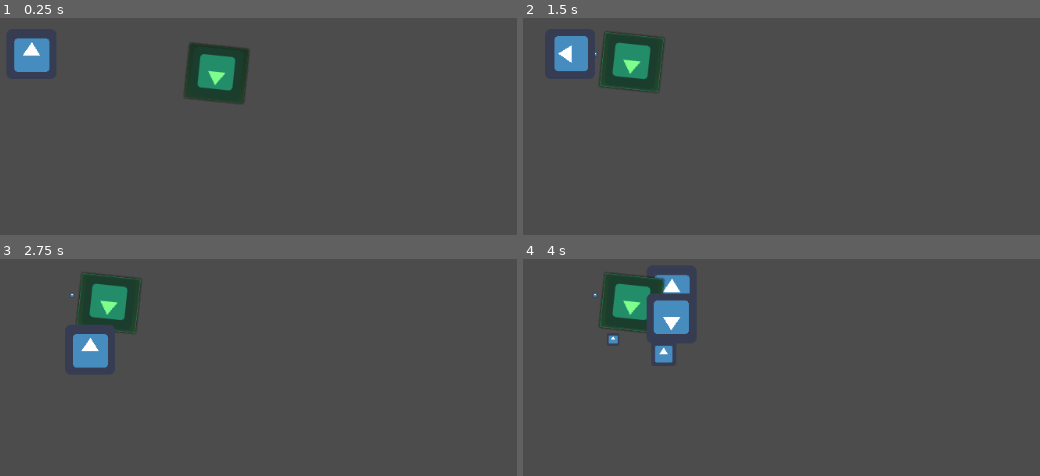
Above: before the commit, frames 1-4 (two rows, left to right).
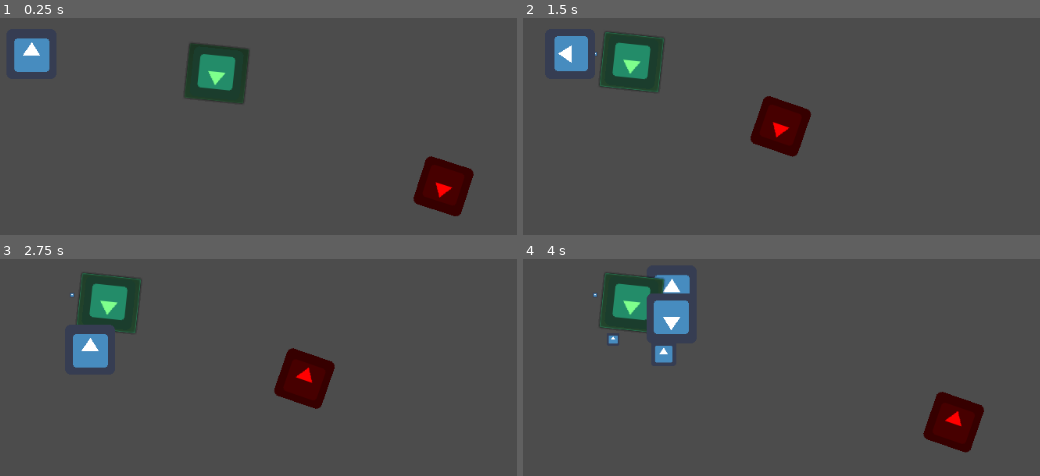
Above: after the commit, the same moments.

Repository: Grandmasterjtg/Kosmic-Kiwi-Repository
Game: Godot game, scene res://Levels/FriendTest_scene.tscn
Two runs of this game, one before a commit and one after it. Both use one fixed random seed, a clock stepped at 60 frames per second and the inputs below. The project has no main scene, so this scene is started directly. The engine's default icon, where the game draws it, is replaced by a stand-in: a white triangle on a blue panel in a dark square.
Inputs (mouse positions are in pixels of both pictures, inside the frame that each line leads up to):
- Up to frame 1 (0.25 s): no input
- Up to frame 2 (1.5 s): click (693, 67) at 0.5 s; hold D (move_right) from 1.28 s (still down); tap 1 (hotbar_1) at 1.35 s
- Up to frame 3 (2.75 s): release D (move_right) at 2.03 s; hold S (move_down) from 2.03 s (still down); tap 2 (hotbar_2) at 2.1 s
- Up to frame 4 (4 s): release S (move_down) at 2.78 s; hold D (move_right) 2.78-3.53 s; tap 3 (hotbar_3) at 2.85 s; hold W (move_up) from 3.53 s (still down); tap 4 (hotbar_4) at 3.6 s

The runs differ from the first frame. In frame 1, 2.2% of the frame differs, in the area x 79-92%, y 63-92%; in frame 2, 2.2%, in the area x 43-56%, y 35-65%; in frame 3, 2.2%; in frame 4, 2.2%.

Commit message:
Worked on Friend/Enemy

Diff:
--- a/KosmicKiwi/Levels/FriendTest_scene.tscn
+++ b/KosmicKiwi/Levels/FriendTest_scene.tscn
@@ -1,7 +1,8 @@
-[gd_scene load_steps=3 format=2]
+[gd_scene load_steps=4 format=2]
 
 [ext_resource path="res://Scenes/Player.tscn" type="PackedScene" id=1]
 [ext_resource path="res://Scenes/Friend.tscn" type="PackedScene" id=2]
+[ext_resource path="res://Scenes/Enemy.tscn" type="PackedScene" id=3]
 
 [node name="FriendTest_scene" type="Node2D"]
 
@@ -10,3 +11,6 @@
 
 [node name="Player" parent="." instance=ExtResource( 1 )]
 position = Vector2( 295, 268 )
+
+[node name="EnemyBody" parent="." instance=ExtResource( 3 )]
+position = Vector2( 870, 453 )
--- /dev/null
+++ b/KosmicKiwi/Scenes/Enemy.tscn
@@ -0,0 +1,25 @@
+[gd_scene load_steps=4 format=2]
+
+[ext_resource path="res://icon.png" type="Texture" id=1]
+[ext_resource path="res://Scripts/Enemy.gd" type="Script" id=2]
+
+[sub_resource type="CircleShape2D" id=1]
+radius = 200.0
+
+[node name="EnemyBody" type="KinematicBody2D"]
+modulate = Color( 1, 0, 0, 1 )
+z_index = 1
+script = ExtResource( 2 )
+
+[node name="DetectionArea" type="Area2D" parent="."]
+
+[node name="CollisionShape2D" type="CollisionShape2D" parent="DetectionArea"]
+shape = SubResource( 1 )
+
+[node name="Sprite" type="Sprite" parent="."]
+texture = ExtResource( 1 )
+
+[node name="Timer" type="Timer" parent="."]
+wait_time = 3.0
+
+[connection signal="timeout" from="Timer" to="." method="_on_Timer_timeout"]
--- a/KosmicKiwi/Scenes/Friend.tscn
+++ b/KosmicKiwi/Scenes/Friend.tscn
@@ -28,3 +28,5 @@
 __meta__ = {
 "_edit_use_anchors_": false
 }
+
+[connection signal="pressed" from="Button" to="." method="_on_Button_pressed"]
--- /dev/null
+++ b/KosmicKiwi/Scripts/Enemy.gd
@@ -0,0 +1,73 @@
+extends KinematicBody2D
+
+const PLAYER_PATH := "Player"
+
+export var m_follow_distance := 200
+export var m_stop_distance := 100
+
+var m_speed := 200.0
+enum EnemyState {CHASE, HOME}
+
+var should_move := false
+var followed_recently := false
+var m_player_target
+var m_timer
+var m_current_state
+
+var m_start_pos
+
+func _ready():
+	m_player_target = get_parent().get_node(PLAYER_PATH)
+	m_timer = get_node("Timer")
+	m_start_pos = self.global_position
+
+func _physics_process(delta):
+	match m_current_state:
+		EnemyState.CHASE:
+			follow_target(m_player_target.global_position)
+		EnemyState.HOME:
+			followed_recently = true
+			m_timer.start()
+
+	if (!followed_recently):
+		follow_target(m_player_target.global_position)
+	else:
+		move_home()
+
+func follow_target(target):
+	if (target != null):
+		var target_direction = target - self.global_position
+
+		if (target_direction.length_squared() > (m_follow_distance * m_follow_distance)):
+			should_move = true
+		elif (target_direction.length_squared() < (m_stop_distance * m_stop_distance)):
+			should_move = false
+			set_state(EnemyState.HOME)
+
+		if (should_move):
+			look_at(target)
+
+			var move_speed = target_direction.normalized() * m_speed
+			move_and_slide(move_speed, Vector2.UP)
+
+func move_home():
+	var home_direction = m_start_pos - self.global_position
+	look_at(m_start_pos)
+	move_and_slide(home_direction, Vector2.UP)
+
+func set_state(state):
+	m_current_state = state
+	handle_state()
+
+func handle_state():
+	match m_current_state:
+		EnemyState.CHASE:
+			pass
+		EnemyState.HOME:
+			followed_recently = true
+			m_timer.start()
+		_:
+			print("defaultState Handled")
+
+func _on_Timer_timeout():
+	set_state(EnemyState.CHASE)
--- a/KosmicKiwi/Scripts/Friend.gd
+++ b/KosmicKiwi/Scripts/Friend.gd
@@ -1,18 +1,16 @@
 extends KinematicBody2D
 
+class_name Player
 
-# Declare member variables here. Examples:
-# var a = 2
-# var b = "text"
-
-
-# export var m_speed := 100.0
 const PLAYER_PATH := "Player"
 
 export var m_follow_distance := 200
 export var m_stop_distance := 100
 var should_move := false
 var m_target
+var m_timer
+
+var ability = FriendAbility.new()
 
 func _ready():
 	m_target = get_parent().get_node(PLAYER_PATH)
@@ -29,3 +27,10 @@
 		if (should_move):
 			look_at(m_target.position)
 			move_and_slide(target_direction, Vector2.UP)
+
+func use_ability():
+	print(ability.get_name())
+
+func _on_Button_pressed():
+	use_ability()
+	ability.set_name("used")
--- /dev/null
+++ b/KosmicKiwi/Scripts/FriendAbility.gd
@@ -0,0 +1,12 @@
+extends Node
+
+class_name FriendAbility
+
+var m_ability_name = "defaultName"
+var m_ability_radius = 1.0
+
+func get_name():
+	return m_ability_name
+
+func set_name(new_name):
+	m_ability_name = new_name
--- a/KosmicKiwi/project.godot
+++ b/KosmicKiwi/project.godot
@@ -7,6 +7,22 @@
 ;   param=value ; assign values to parameters
 
 config_version=4
+
+_global_script_classes=[ {
+"base": "Node",
+"class": "FriendAbility",
+"language": "GDScript",
+"path": "res://Scripts/FriendAbility.gd"
+}, {
+"base": "KinematicBody2D",
+"class": "Player",
+"language": "GDScript",
+"path": "res://Scripts/Friend.gd"
+} ]
+_global_script_class_icons={
+"FriendAbility": "",
+"Player": ""
+}
 
 [application]
 
